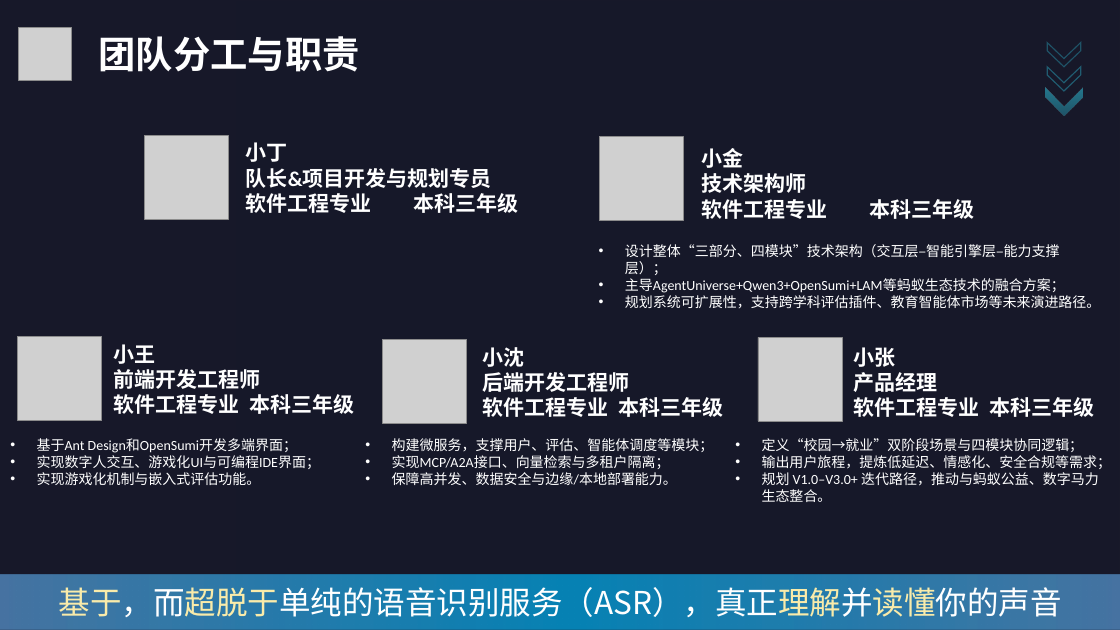
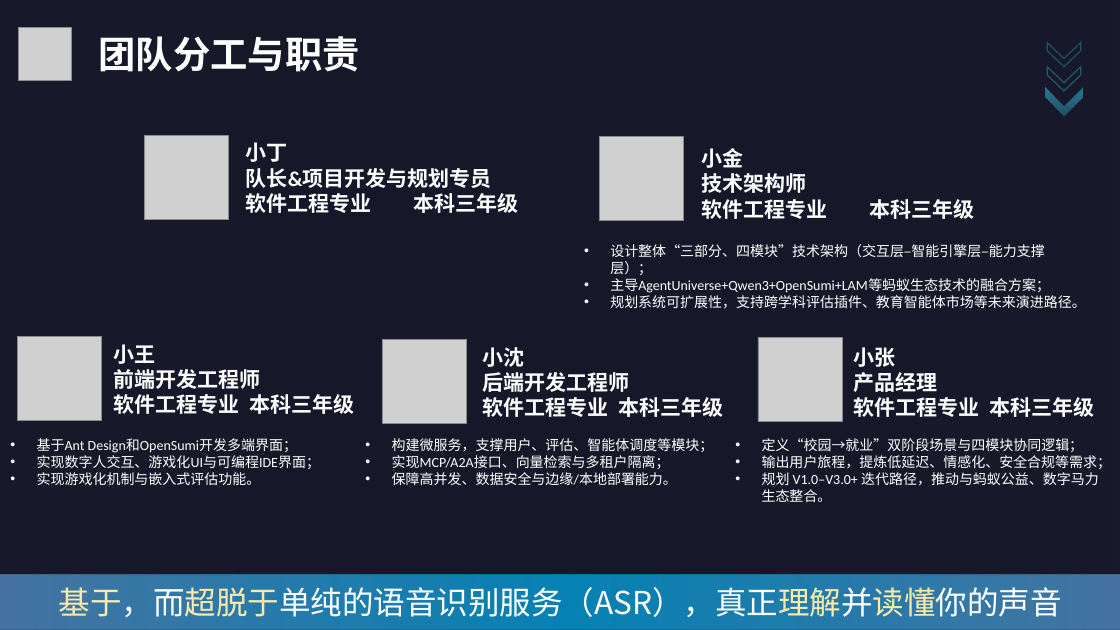
Before and after one commit to C32-SoundTech/SoundTech, a slide deck: slide 4 of 作品提交材料/S5.团队完成过程/团队完成过程.pptx. Drawn at 1120x630 pixels with LibreOffice and Linux fonts; fonts in the diff are those of the drawing; grey boxes stand for pictures; background and template pictures are left out; a plain dark background stands for a picture behind light text. Boxes give left, top, right and bottom in pixels: in the first picture for what was removed or moved away, otherwise in the second. Text is boxed around its words. In the diff, an @@ line names an element or a change of style, - is before the commit and + after.

Commit message:
docs: 更新S5.团队完成过程演示文稿，加入原型演示部分的内容与图片

```diff
--- a/作品提交材料/S5.团队完成过程/团队完成过程.pptx
+++ b/作品提交材料/S5.团队完成过程/团队完成过程.pptx
@@ text "设计整体“三部分、四模块”技术架构（交互层–智能引擎层–能力支撑层）；": place and size @@
-text "设计整体“三部分、四模块”技术架构（交互层–智能引擎层–能力支撑层）；" at <box>625,244,1100,308</box>
+text "设计整体“三部分、四模块”技术架构（交互层–智能引擎层–能力支撑层）；" at <box>610,244,1085,309</box>
```
Also in this commit, not shown: 3 other slides changed.
